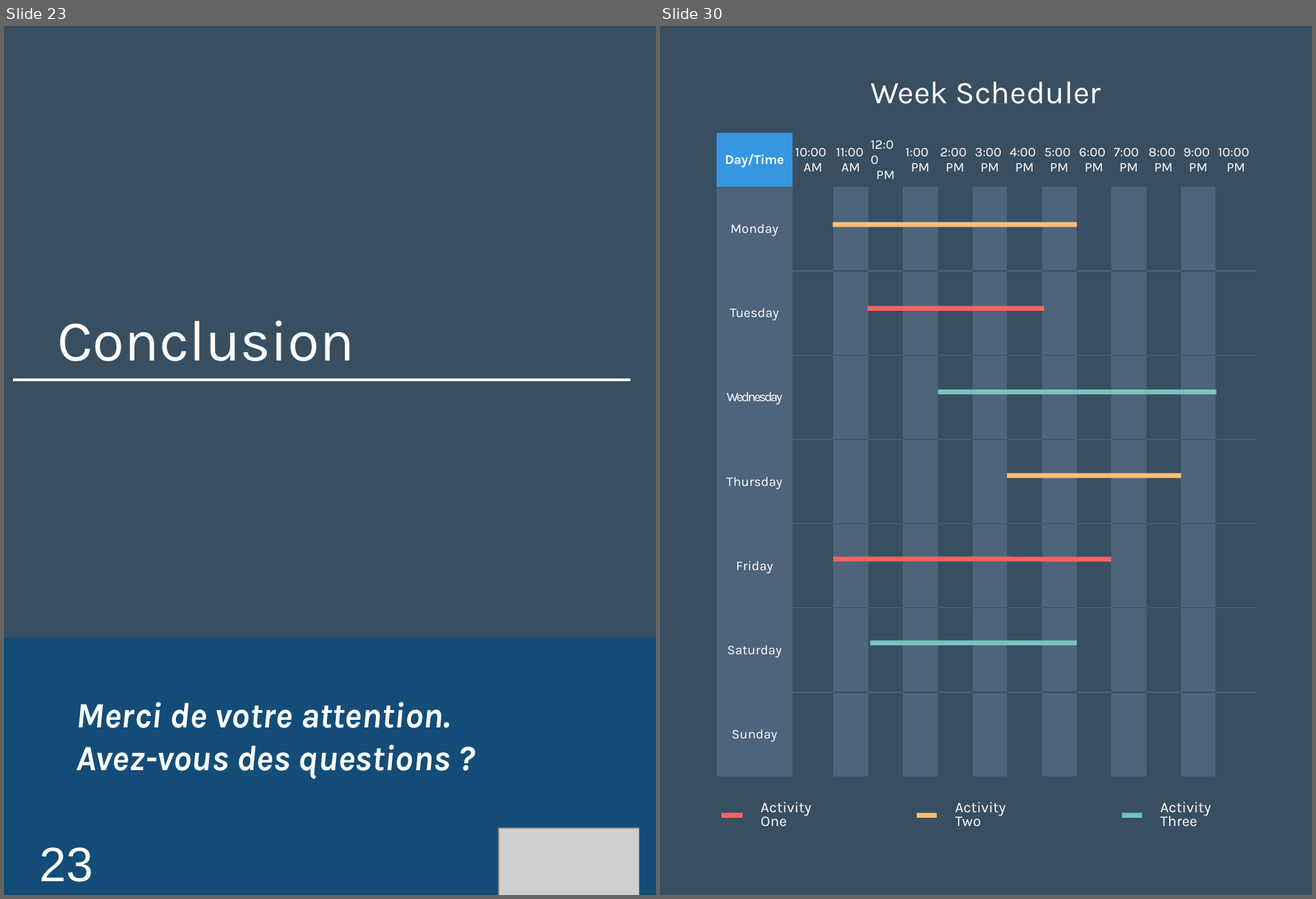
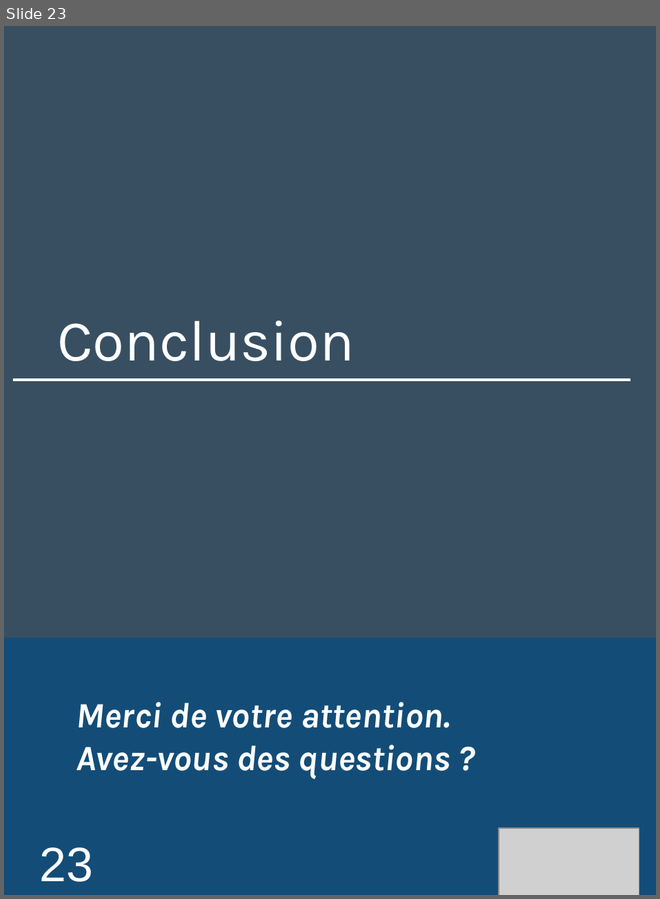
Before and after one commit to Loicpln/Projet_Algo_N2, a slide deck: Elements de presentation/Soutenance finale.pptx. Shown side by side, each under a label of ours: slides 23 and 30 before the commit, slide 23 after it; the slides between them are not shown. The pictures are 1316x899 and 660x899 pixels, drawn with LibreOffice and Linux fonts; fonts in the diff are those of the drawing; grey boxes stand for pictures. Boxes give left, top, right and bottom in pixels: in the first picture for what was removed or moved away, otherwise in the second. Text is boxed around its words. In the diff, an @@ line names an element or a change of style, - is before the commit and + after.

```diff
--- a/Elements de presentation/Soutenance finale.pptx
+++ b/Elements de presentation/Soutenance finale.pptx
@@ slide 30 removed at (660,26,1312,895), background #384F62 @@
@@ text removed at (870,81,1102,104) @@
-Week Scheduler
@@ table removed at (717,133,1258,777), 8 rows, 14 columns @@
-Day/Time | 10:00 AM | 11:00 AM | 12:00 PM | 1:00 PM | 2:00 PM | 3:00 PM | 4:00 PM | 5:00 PM | 6:00 PM | 7:00 PM | 8:00 PM | 9:00 PM | 10:00 PM
-Monday |  |  |  |  |  |  |  |  |  |  |  |  | 
-Tuesday |  |  |  |  |  |  |  |  |  |  |  |  | 
-Wednesday |  |  |  |  |  |  |  |  |  |  |  |  | 
-Thursday |  |  |  |  |  |  |  |  |  |  |  |  | 
-Friday |  |  |  |  |  |  |  |  |  |  |  |  | 
-Saturday |  |  |  |  |  |  |  |  |  |  |  |  | 
-Sunday |  |  |  |  |  |  |  |  |  |  |  |  | 
@@ line removed from (833, 224) to (1077, 224) @@
@@ line removed from (868, 309) to (1044, 309) @@
@@ line removed from (938, 392) to (1216, 392) @@
@@ line removed from (1007, 475) to (1181, 475) @@
@@ line removed from (833, 560) to (1111, 560) @@
@@ line removed from (870, 644) to (1077, 644) @@
@@ text removed at (761,802,811,827) @@
-Activity One
@@ text removed at (955,802,1006,827) @@
-Activity Two
@@ text removed at (1160,802,1211,827) @@
-Activity Three
@@ line removed from (721, 815) to (743, 815) @@
@@ line removed from (917, 815) to (937, 815) @@
@@ line removed from (1122, 815) to (1142, 815) @@
```
Also in this commit, not shown: 1 slide changed, 33 other slides removed.
